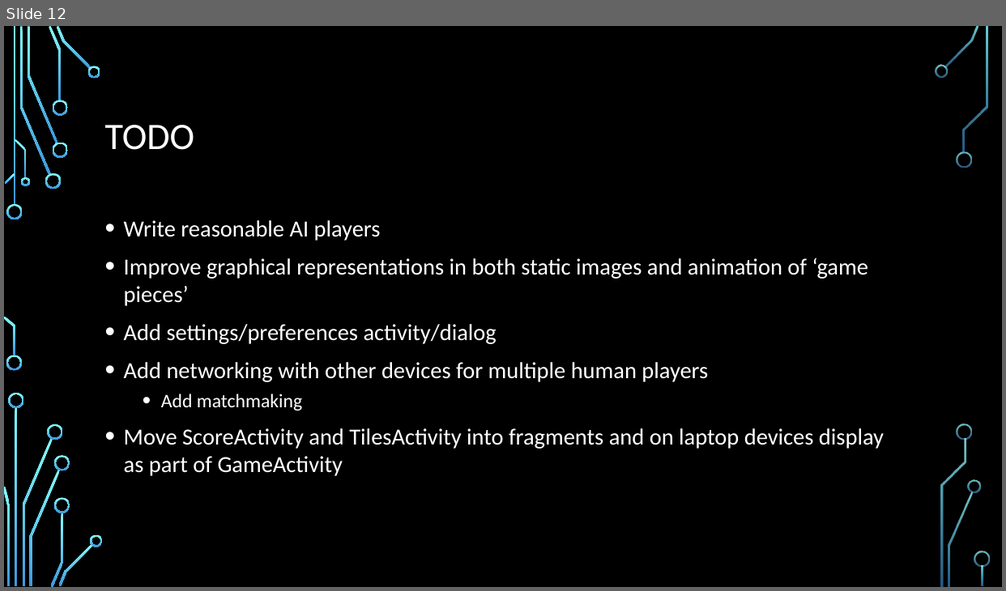
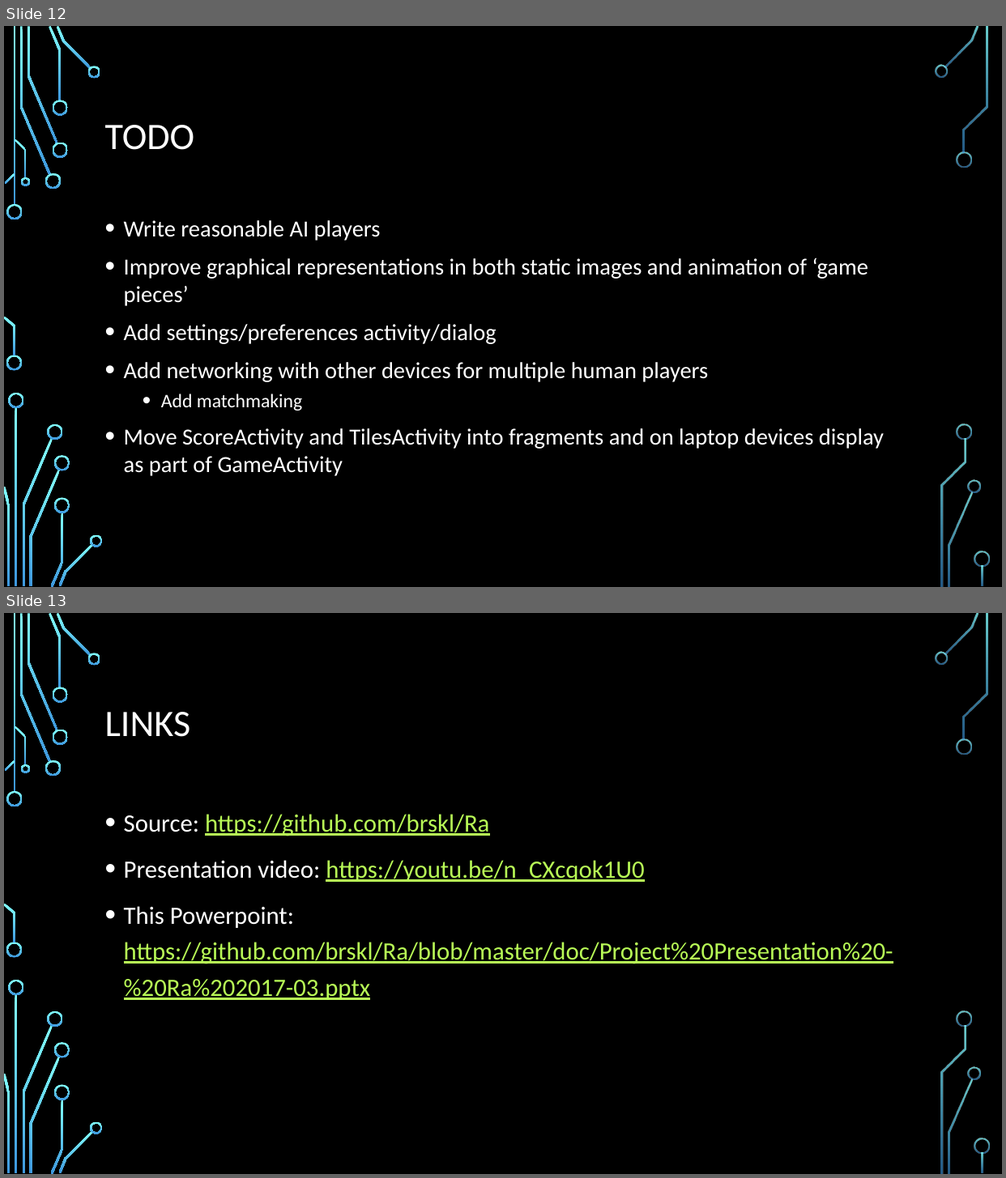
Before and after one commit to brskl/Ra, a slide deck: doc/Project Presentation - Ra 2017-03.pptx. Shown one above the other, each under a label of ours: slide 12 before the commit, slides 12 and 13 after it. The pictures are 1006x591 and 1006x1178 pixels, drawn with LibreOffice and Linux fonts; fonts in the diff are those of the drawing; background and template pictures are left out. Boxes give left, top, right and bottom in pixels: in the first picture for what was removed or moved away, otherwise in the second. Text is boxed around its words. In the diff, an @@ line names an element or a change of style, - is before the commit and + after.

Commit message:
added Links slide

```diff
--- a/doc/Project Presentation - Ra 2017-03.pptx
+++ b/doc/Project Presentation - Ra 2017-03.pptx
@@ slide 13 added at (x1=4, y1=613, x2=1002, y2=1174), background picture (left out); not listed: 36 template elements that a slide beside it also shows @@
@@ title added at (x1=105, y1=712, x2=191, y2=737), 36 pt, text #FFFFFF @@
+LINKS
@@ text added at (x1=124, y1=814, x2=893, y2=1000), 24 pt, text #B8FA56, underline @@
+• Source: https://github.com/brskl/Ra
+• Presentation video: https://youtu.be/n_CXcqok1U0
+• This Powerpoint: https://github.com/brskl/Ra/blob/master/doc/Project%20Presentation%20-%20Ra%202017-03.pptx
```
Also in this commit, not shown: 1 other file.
